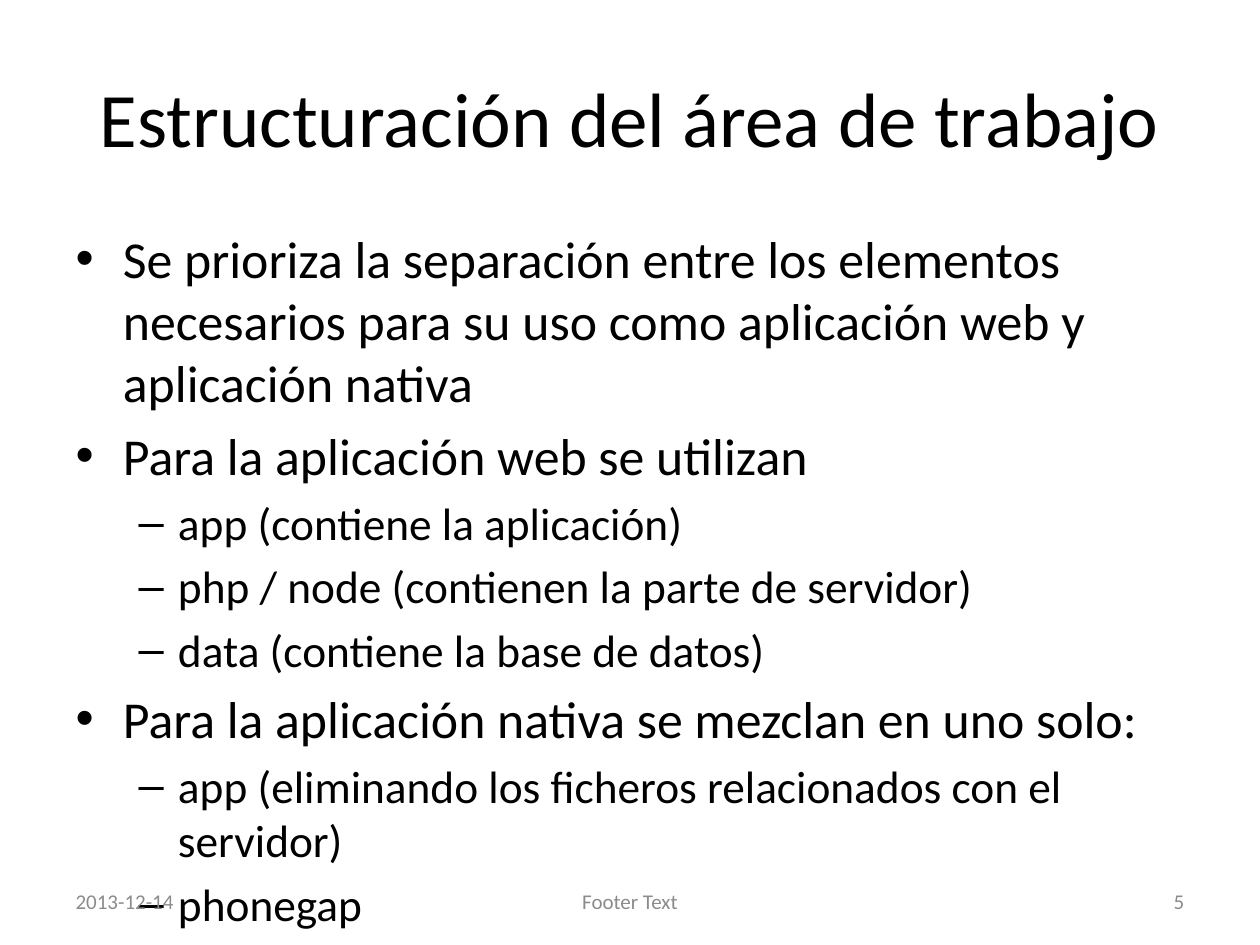
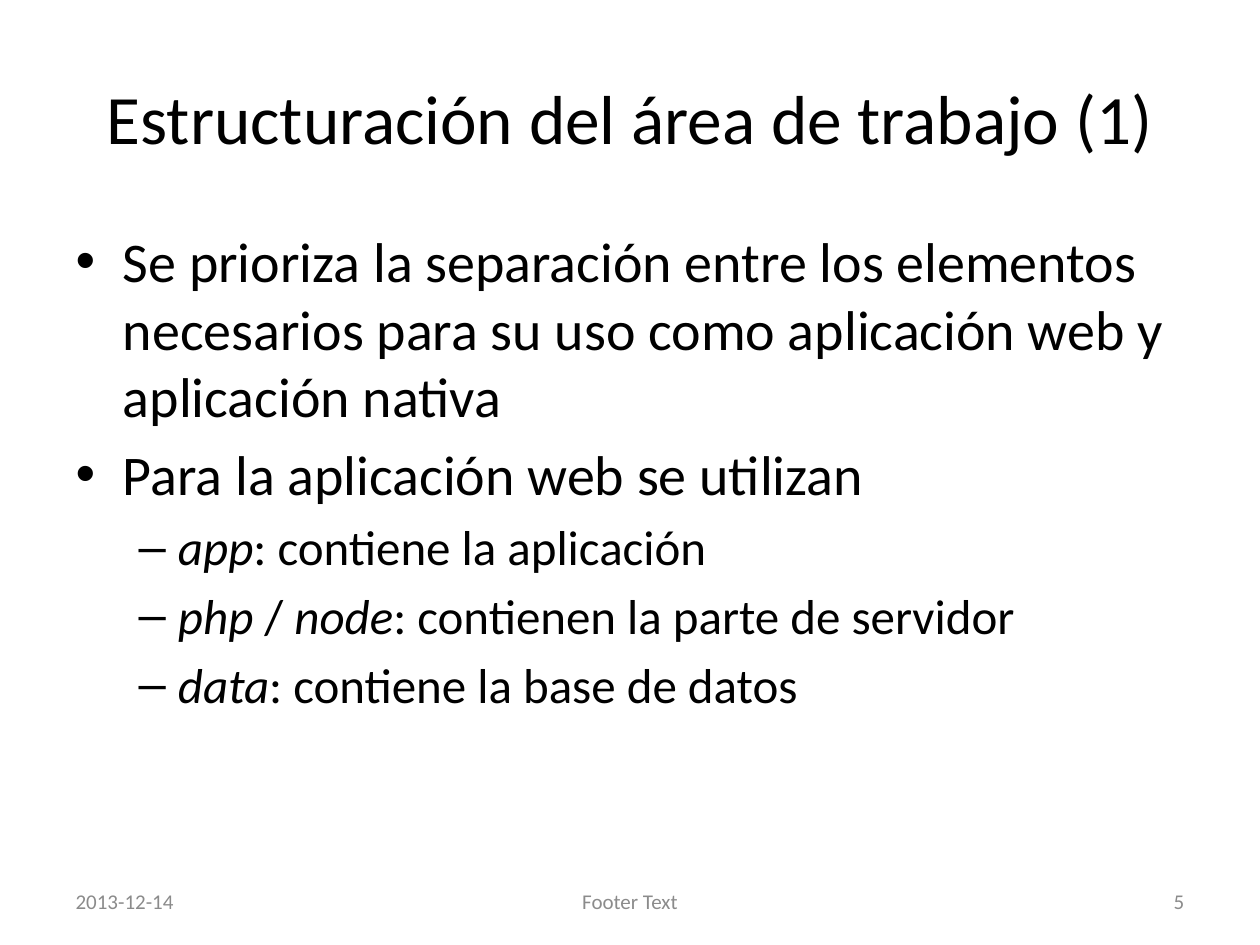
Before and after one commit to jervert/borrasca, a slide deck: slide 5 of docs/SPI_rapido_simple_economico.pptx. Drawn at 1260x945 pixels with LibreOffice and Linux fonts; fonts in the diff are those of the drawing. Boxes give left, top, right and bottom in pixels: in the first picture for what was removed or moved away, otherwise in the second. Text is boxed around its words. In the diff, an @@ line names an element or a change of style, - is before the commit and + after.

```diff
--- a/docs/SPI_rapido_simple_economico.pptx
+++ b/docs/SPI_rapido_simple_economico.pptx
@@ title at (x1=107, y1=93, x2=1152, y2=156): text changed; size 44 to 39.6 pt @@
-Estructuración del área de trabajo
+Estructuración del área de trabajo (1)
@@ text at (x1=123, y1=243, x2=1162, y2=504): size 29.6 to 32 pt in "Se prioriza la separación entre los elementos ...", "Para la aplicación web se utilizan" @@
@@ text at (x1=178, y1=531, x2=1015, y2=704): text changed; size 25.9 to 28 pt @@
-  – app (contiene la aplicación)
-  – php / node (contienen la parte de servidor)
-  – data (contiene la base de datos)
-• Para la aplicación nativa se mezclan en uno solo:
-  – app (eliminando los ficheros relacionados con el servidor)
-  – phonegap
+  – app: contiene la aplicación
+  – php / node: contienen la parte de servidor
+  – data: contiene la base de datos
```
Also in this commit, not shown: 2 other slides changed, 2 slides added.
